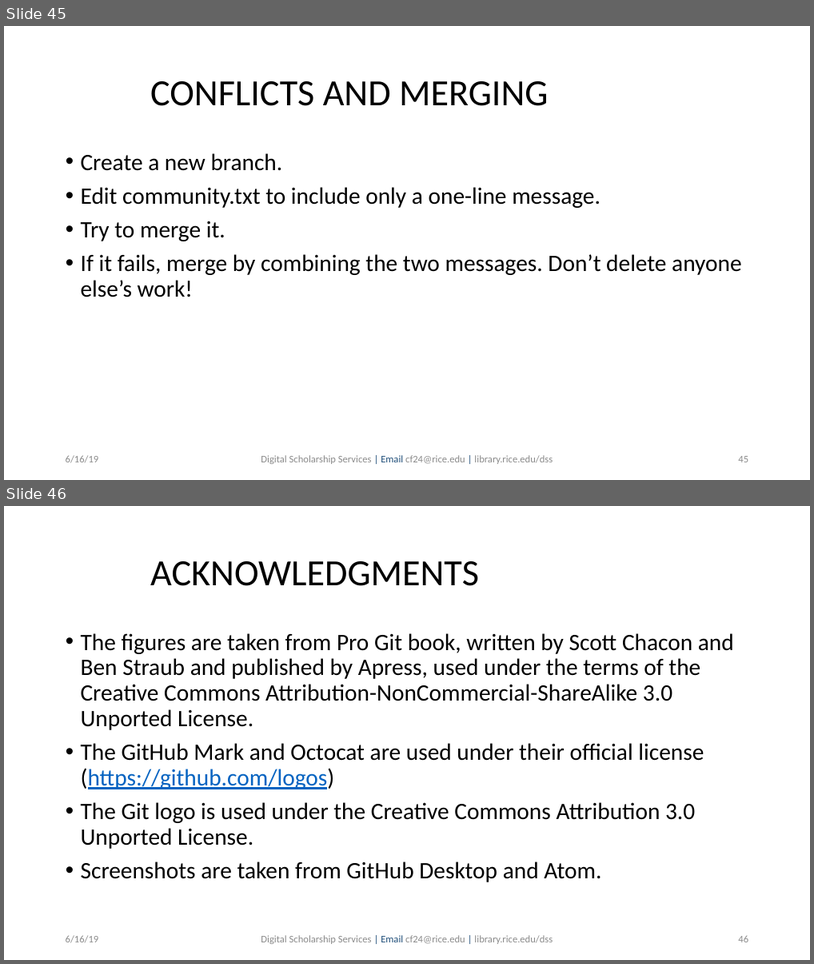
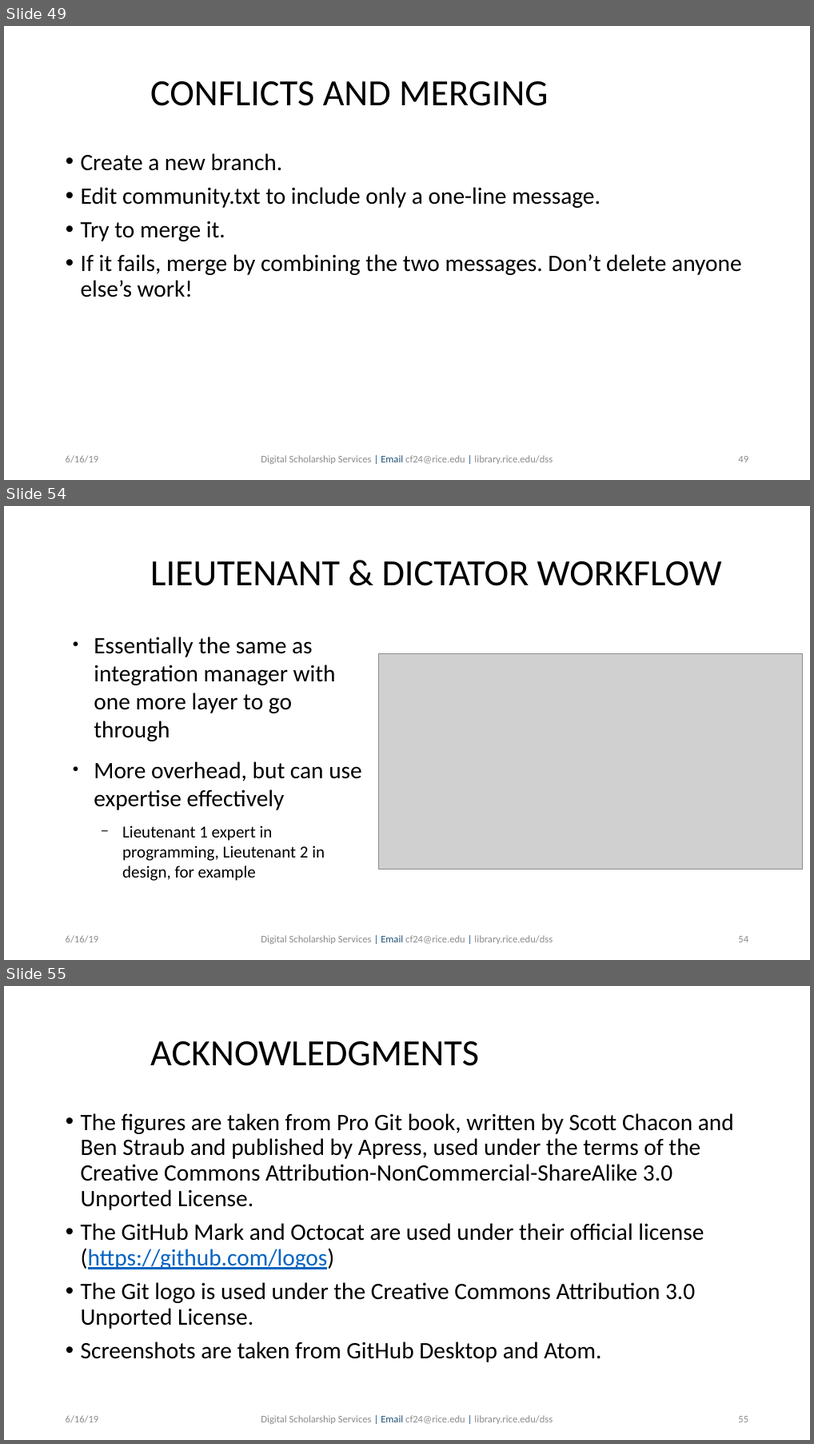
Before and after one commit to bakitybacon/rice-data-and-donuts, a slide deck: github/Introduction to Git & GitHub.pptx. Shown one above the other, each under a label of ours: slides 45 and 46 before the commit, slides 49, 54 and 55 after it; the slides between them are not shown. The pictures are 814x964 and 814x1444 pixels, drawn with LibreOffice and Linux fonts; fonts in the diff are those of the drawing; grey boxes stand for pictures; background and template pictures are left out. Boxes give left, top, right and bottom in pixels: in the first picture for what was removed or moved away, otherwise in the second. Text is boxed around its words. In the diff, an @@ line names an element or a change of style, - is before the commit and + after.

```diff
--- a/github/Introduction to Git & GitHub.pptx
+++ b/github/Introduction to Git & GitHub.pptx
@@ slide 54 added at (4, 506, 810, 960), background #FFFFFF @@
@@ text added at (150, 561, 722, 586), 44 pt, text #000000 @@
+LIEUTENANT & DICTATOR WORKFLOW
@@ text added at (94, 636, 362, 880), 28 pt, text #000000 @@
+● Essentially the same as integration manager with one more layer to go through
+● More overhead, but can use expertise effectively
+  − Lieutenant 1 expert in programming, Lieutenant 2 in design, for example
@@ picture added at (379, 654, 803, 869) @@
@@ text added at (66, 935, 99, 943), 12 pt, text #8B8B8B @@
+6/16/19
@@ text added at (261, 935, 553, 944), 12 pt, text #8B8B8B @@
+Digital Scholarship Services | Email cf24@rice.edu | library.rice.edu/dss
@@ page number added at (738, 936, 749, 942), 12 pt, text #8B8B8B @@
+54
@@ what was slide 45 is now slide 49 @@
@@ what was slide 46 is now slide 55 @@
@@ page number at (738, 1416, 749, 1422): text changed @@
-46
+55
```
Also in this commit, not shown: 1 slide changed, 9 other slides added.
